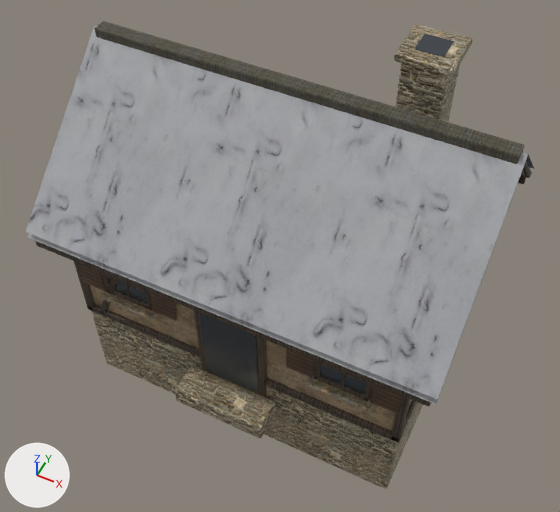
Before and after pictures for a commit that changed the glTF model public/maps/assets/models/house-snow.glb.
Rendered twice from a camera (50 mm lens) standing at (4.78, -10.0, 13.93) and looking at (0.07, -0.58, 2.16). The axes (+X, +Y, +Z) are drawn at lower left. The lights are the same throughout. The first picture is the older version. Where no turn or scale is listed for an object, it has been applied to the vertices. Vertices at exactly the same position are counted once.

Script lines for the objects in view, before the commit:
```python
me_house_snow_stone = bpy.data.meshes.new('house-snow-stone')
me_house_snow_stone.from_pydata(...)  # 1822 vertices, 3582 faces; spans x -4.1..4.1, y -3.18..3.18, z -4.13..4.13
me_house_snow_stone.materials.append(mat_stone_slates)
me_house_snow_stone.materials.append(mat_wall_grey_plaster_02)
me_house_snow_stone.materials.append(mat_timber)
me_house_snow_stone.materials.append(mat_roof_grey_roof_tiles)
me_house_snow_stone.materials.append(mat_window)  # dark grey #3f454b
me_house_snow_stone.materials.append(mat_window_glass_old)  # greyish blue #505961
me_house_snow_stone.materials.append(mat_shutter_green)
me_house_snow_stone.materials.append(mat_roof_grey_roof_tiles_ridge)
me_house_snow_stone.materials.append(mat_snow_snow_02)
ob_house_snow_stone = bpy.data.objects.new('house-snow-stone', me_house_snow_stone)
ob_house_snow_stone.location = (0.0, -0.12, 2.63)
```
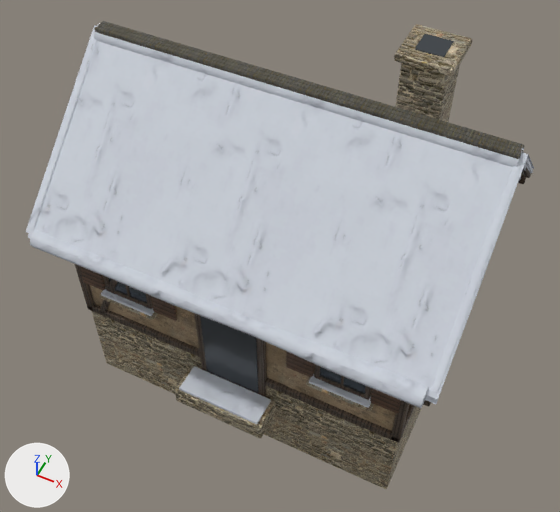
Where the newer file only moved an object's origin or applied its transform, the numbers keep the older frame.

Boxes (x1, y1, x2, y2) around the edits, measured in the pictures (560 x 512 px):
```json
{"part": 1, "of": "me_house_snow_stone", "change": "added", "after": [101, 289, 154, 316]}
{"part": 2, "of": "me_house_snow_stone", "change": "added", "after": [309, 374, 371, 408]}
{"part": 3, "of": "me_house_snow_stone", "change": "added", "after": [179, 366, 271, 424]}
{"part": 4, "of": "me_house_snow_stone", "change": "added", "after": [30, 230, 428, 408]}
{"part": 5, "of": "me_house_snow_stone", "change": "added", "after": [94, 23, 524, 167]}
{"part": 6, "of": "me_house_snow_stone", "change": "added", "after": [29, 34, 97, 230]}
{"part": 7, "of": "me_house_snow_stone", "change": "added", "after": [430, 156, 526, 393]}
{"part": 8, "of": "me_house_snow_stone", "change": "added", "after": [523, 152, 533, 173]}
{"part": 9, "of": "me_house_snow_stone", "change": "surface changed", "before": [109, 278, 366, 394], "after": [109, 278, 366, 394]}
{"part": 10, "of": "me_house_snow_stone", "change": "recoloured", "before": [26, 25, 534, 404], "after": [26, 25, 534, 404], "on screen": "grey to white"}
```

Edits to the scene script, one JSON object a line:
```json
{"op": "add", "block": "img_snow_02_roof", "code": ["img_snow_02_roof = load_image('snow_02-roof', '_unpacked/snow_02-roof', 512, 512, 'sRGB')"]}
{"op": "add", "block": "mat_snow_roof", "code": ["mat_snow_roof = bpy.data.materials.new('snow-roof')", "# uses the picture img_snow_02_arm_1k", "# uses the picture img_snow_02_nor_gl_1k", "# uses the picture img_snow_02_roof"]}
{"block": "me_house_snow_stone", "where": "# used by ob_house_snow_stone; location = (0.0, -0.12, 2.63)"}
{"op": "remove", "block": "me_house_snow_stone", "code": "me_house_snow_stone.from_pydata(...)  # 1822 vertices, 3582 faces; spans x -4.1..4.1, y -3.18..3.18, z -4.13..4.13"}
{"op": "add", "block": "me_house_snow_stone", "code": "me_house_snow_stone.from_pydata(...)  # 2066 vertices, 3962 faces; spans x -4.11..4.11, y -3.18..3.36, z -4.13..4.13"}
{"block": "me_house_snow_stone", "change": "me_house_snow_stone part 1: a new loose piece, a box spanning x -2.933..-1.733, y -2.585..-2.405, z -1.05..-0.98, in mat_snow_roof"}
{"block": "me_house_snow_stone", "change": "me_house_snow_stone part 2: a new loose piece, a box spanning x 1.733..2.933, y -2.585..-2.405, z -1.05..-0.98, in mat_snow_roof"}
{"block": "me_house_snow_stone", "change": "me_house_snow_stone part 3: a new loose piece, a box spanning x -0.9..0.9, y -3.125..-2.525, z -2.4..-2.34, in mat_snow_roof"}
{"block": "me_house_snow_stone", "change": "me_house_snow_stone part 4: a new loose piece of 48 vertices spanning x -3.9..3.9, y -3.1..-2.67, z 0.28..0.71, in mat_snow_roof"}
{"block": "me_house_snow_stone", "change": "me_house_snow_stone part 5: a new loose piece of 20 vertices spanning x -4.0..4.0, y -0.07..0.32, z 2.99..3.39, in mat_snow_roof"}
{"block": "me_house_snow_stone", "change": "me_house_snow_stone part 6: a new loose piece of 18 vertices spanning x -4.11..-3.89, y -2.87..0.19, z 0.55..3.31, in mat_snow_roof"}
{"block": "me_house_snow_stone", "change": "me_house_snow_stone part 7: a new loose piece of 18 vertices spanning x 3.89..4.11, y -2.87..0.19, z 0.55..3.31, in mat_snow_roof"}
{"block": "me_house_snow_stone", "change": "me_house_snow_stone part 8: a new loose piece of 18 vertices spanning x 3.89..4.11, y 0.06..3.12, z 0.55..3.31, in mat_snow_roof"}
{"block": "me_house_snow_stone", "change": "me_house_snow_stone part 9: 96 kept faces spanning x -3.55..3.55, y -2.51..2.68, z -2.35..4.13 get new texture (UV) coordinates"}
{"block": "me_house_snow_stone", "change": "me_house_snow_stone part 10: 8 faces spanning x -4.1..4.1, y -2.93..3.17, z 0.45..3.34 switch from mat_snow_snow_02 to mat_snow_roof"}
{"block": "me_house_snow_stone", "change": "other edits to the shape of me_house_snow_stone do not show in these pictures"}
```
